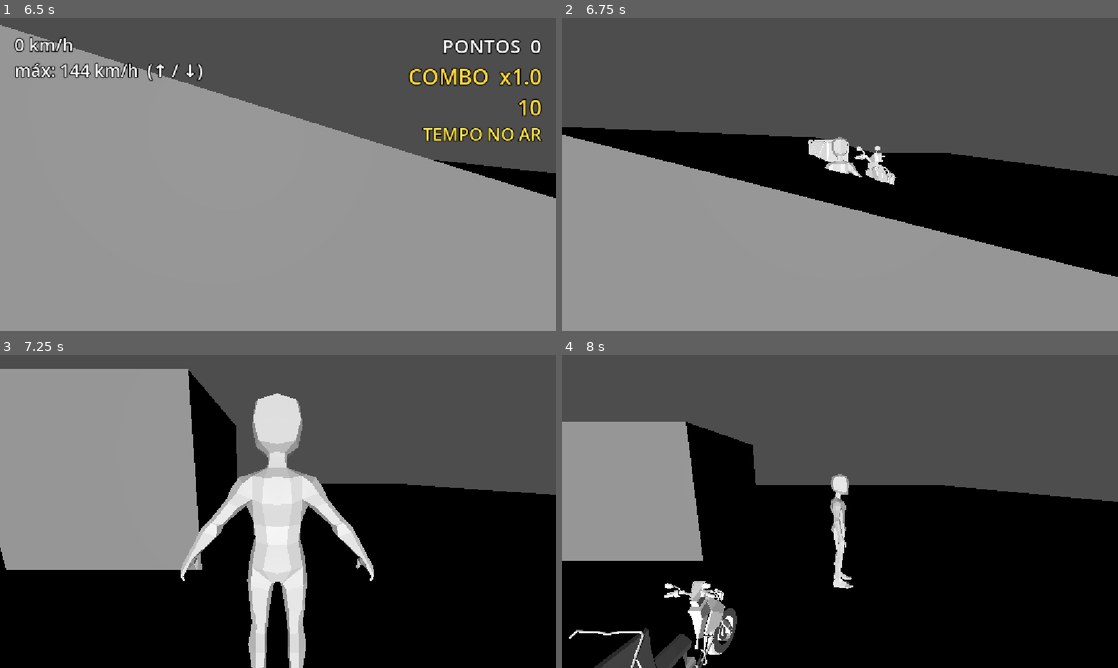
Above: before the commit, frames 1-4 (two rows, left to right).
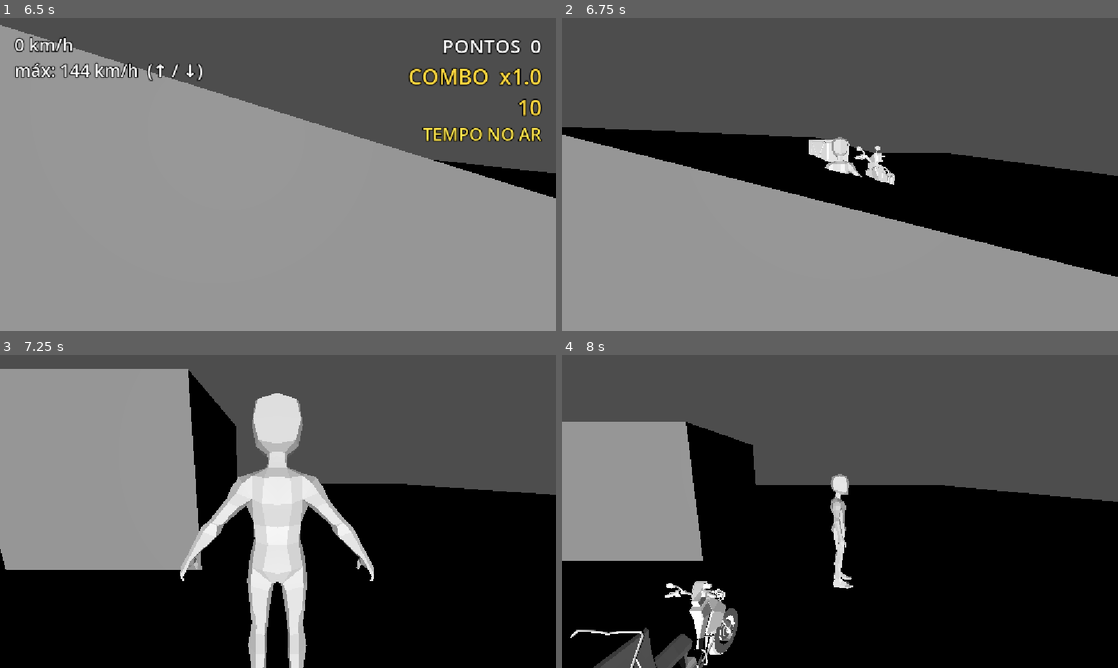
Above: after the commit, the same moments.

Repository: KyomotoFanAccount/last-order-to-go-game
Game: Godot game, scene res://scenes/world/testworld.tscn
The game is run twice, just before and just after one commit, with the same random seed, the same clock (stepped at 60 frames per second) and the same inputs. This scene is started directly instead of the project's main scene.
Inputs (mouse positions are in pixels of both pictures, inside the frame that each line leads up to):
- Up to frame 1 (6.5 s): tap Enter (ui_accept) at 0.5, 0.77, 1.52, 2.75, 3.02, 3.77, 4.25, 4.52, 5, 5.75, 6.02 s; move the mouse to (272, 180) at 0.52 s; hold C (Clutch) 0.53-1.28 s; hold F (Shift Up) 0.53-2.78 s; move the mouse to (316, 177) at 1.27 s; tap W (Throttle) at 1.35 s; move the mouse to (233, 171) at 2.02 s; tap T (Toggle Transmission) at 2.1 s; move the mouse to (283, 174) at 2.77 s; hold A (Steer Left) 2.78-3.53 s; tap E (interact) at 2.85 s; move the mouse to (255, 168) at 3.52 s; hold F (Shift Up) 3.53-5.78 s; tap Ctrl at 3.6 s; move the mouse to (305, 174) at 4.27 s; tap Q at 4.35 s; move the mouse to (250, 174) at 5.02 s; hold Shift 5.03-5.78 s; move the mouse to (289, 168) at 5.77 s; hold D (Steer Right) from 5.78 s (still down); tap C (Clutch) at 5.85 s
- Up to frame 2 (6.75 s): move the mouse to (834, 180) at 6.52 s; release D (Steer Right) at 6.53 s; hold F (Shift Up) from 6.53 s (still down); hold W (Throttle) from 6.53 s (still down)
- Up to frame 3 (7.25 s): keep holding F (Shift Up); keep holding W (Throttle); tap Enter (ui_accept) at 6.77 s
- Up to frame 4 (8 s): move the mouse to (1006, 558) at 7.27 s; release F (Shift Up) at 7.28 s; release W (Throttle) at 7.28 s; hold D (Steer Right) from 7.28 s (still down); tap T (Toggle Transmission) at 7.35 s; tap Enter (ui_accept) at 7.52 s

Frame 1 is identical in both runs. In frame 2, less than 0.1% of the frame differs, in the area x 2-97%, y 38-82%; in frame 3, 0.3%; in frame 4, 0.8%, in the area x 1-35%, y 26-100%.

Commit message:
olha ai caio

Diff:
--- a/scenes/vehicles/Motorcycle.gd
+++ b/scenes/vehicles/Motorcycle.gd
@@ -34,7 +34,7 @@
 @export var steer_speed: float = 3.0          # rad/s: rapidez com que o guidão vira
 @export var steer_multiplier: float = 1.0     # multiplica o ângulo real da roda em todas as velocidades (1 = como está)
 @export var steer_hard_limit_deg: float = 60.0 # trava de segurança: o ângulo real nunca passa disso
-@export var lateral_accel_low: float = 7.0    # m/s² de força lateral em baixa velocidade (pouca inclinação)
+@export var lateral_accel_low: float = 5.5    # m/s² de força lateral em baixa velocidade (pouca inclinação)
 @export var lateral_accel_high: float = 45.0  # m/s² na velocidade de referência (muita inclinação)
 @export var handling_ref_speed: float = 40.0  # m/s: referência do grip (não muda com o max_speed)
 @export var yaw_response: float = 22.0        # quão rápido a moto acompanha a curva
@@ -94,7 +94,7 @@
 @export var grind_allow_jump_exit: bool = false  # true = dá para sair do corrimão pulando (C); false = só sai no fim
 @export var grind_points_per_sec: float = 200.0  # pontos por segundo de grind (entra no combo)
 
-@export_group("Drift (estilo Mario Kart)")
+@export_group("Drift")
 @export var drift_enabled: bool = true
 @export var drift_min_speed: float = 8.0      # m/s (≈ 29 km/h) para poder entrar no drift
 @export var drift_turn_boost: float = 2.4     # curva mais fechada durante o drift
@@ -121,13 +121,13 @@
 @export var visual_steer_axis: Vector3 = Vector3.UP # eixo de giro (local do nó)
 @export var visual_invert: bool = false           # marque se o garfo girar para o lado errado
 
-@export_group("Controle no Ar (estilo GTA)")
+@export_group("Controle no Ar")
 @export var air_min_time: float = 0.15        # s no ar antes de liberar o controle (evita ativar em trepidação)
 @export var air_pitch_speed: float = 4.5      # rad/s: W/S inclinam o nariz
-@export var air_roll_speed: float = 4.5       # rad/s: Q/E rolam a moto de lado
+@export var air_roll_speed: float = 5.5       # rad/s: Q/E rolam a moto de lado
 @export var air_yaw_speed: float = 4.5        # rad/s: A/D giram a moto no próprio eixo (vertical)
 @export var air_accel: float = 14.0           # rad/s²: rapidez para atingir a rotação desejada
-@export var air_brake: float = 3.0            # rad/s²: quanto a rotação freia sozinha sem input (0 = gira para sempre)
+@export var air_brake: float = 1.5            # rad/s²: quanto a rotação freia sozinha sem input (0 = gira para sempre)
 @export var ground_level_speed: float = 8.0   # quão rápido a moto se endireita ao pousar
 @export var ground_level_max: float = 6.0     # rad/s: limite dessa correção
 
@@ -157,7 +157,7 @@
 @export var lose_combo_on_bad_landing: bool = true # true = pousar muito torto perde o combo
 @export var bad_landing_up_dot: float = 0.5       # 1 = reto, 0 = de lado; abaixo disso é pouso ruim
 
-@export_group("Colisão (suave, estilo Burnout/GTA)")
+@export_group("Colisão")
 @export var wall_slide_friction: float = 0.05 # fricção do corpo (baixa = desliza na parede em vez de grudar)
 @export var wall_push_accel: float = 3.0      # m/s²: empurrãozinho para longe da parede (0 = desligado)
 @export var hit_min_impact: float = 5.0       # batidas mais fracas que isso não fazem tremer a câmera
